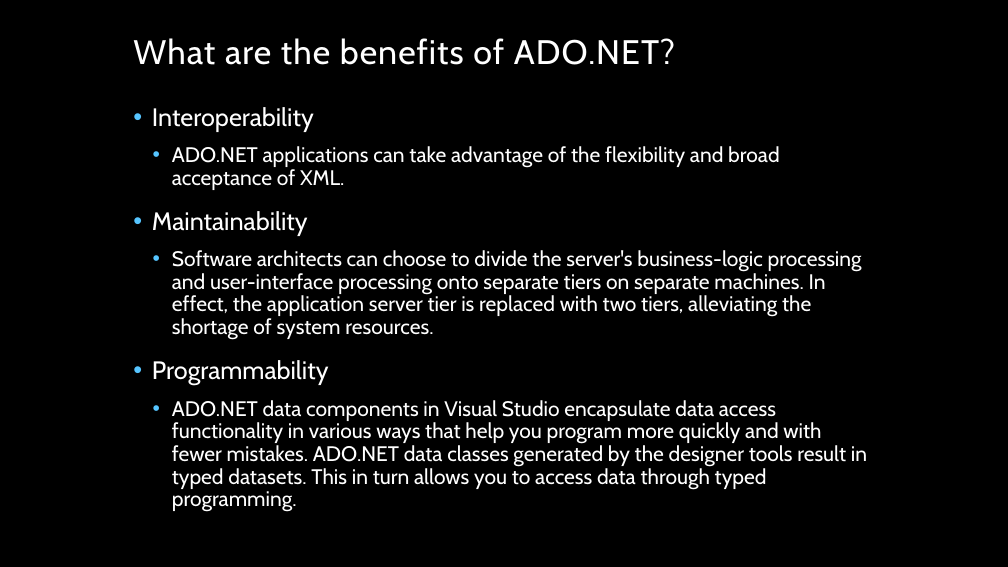
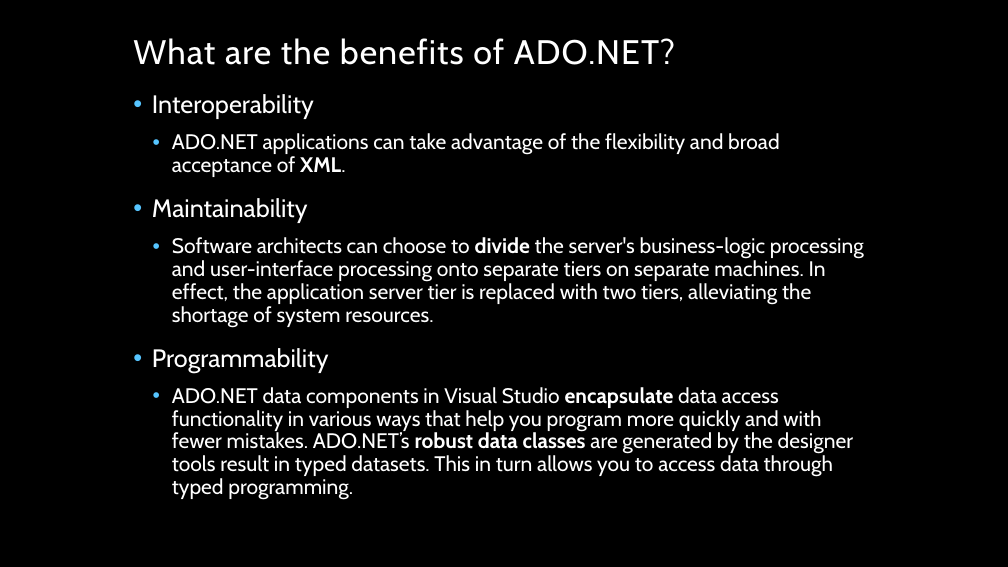
Before and after one commit to mdrozda46/ADONetExample, a slide deck: slide 5 of The Benefits of ADO.pptx. Drawn at 1008x567 pixels with LibreOffice and Linux fonts; fonts in the diff are those of the drawing; background and template pictures are left out. Boxes give left, top, right and bottom in pixels: in the first picture for what was removed or moved away, otherwise in the second. Text is boxed around its words. In the diff, an @@ line names an element or a change of style, - is before the commit and + after.

```diff
--- a/The Benefits of ADO.pptx
+++ b/The Benefits of ADO.pptx
@@ text "Interoperability": place and size @@
-text "Interoperability" at (152,107,867,512)
+text "Interoperability" at (152,94,864,500)
@@ text at (172,133,864,328): bold on in "XML.", "divide" @@
@@ text at (172,387,853,500): text changed @@
-  • ADO.NET data components in Visual Studio encapsulate data access functionality in various ways that help you program more quickly and with fewer mistakes. ADO.NET data classes generated by the designer tools result in typed datasets. This in turn allows you to access data through typed programming.
+  • ADO.NET data components in Visual Studio encapsulate data access functionality in various ways that help you program more quickly and with fewer mistakes. ADO.NET’s robust data classes are generated by the designer tools result in typed datasets. This in turn allows you to access data through typed programming.
```
Also in this commit, not shown: 5 other slides changed.
